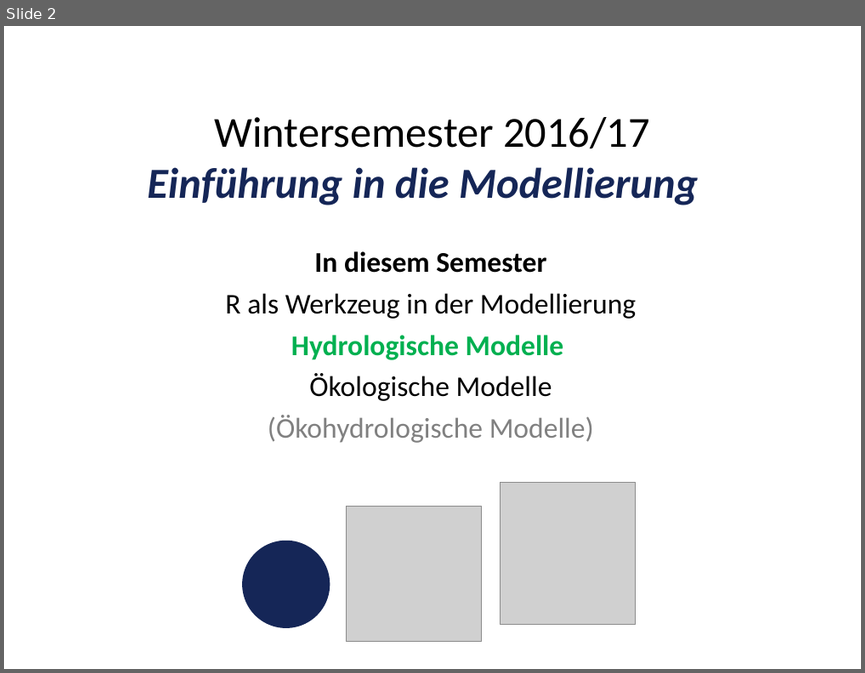
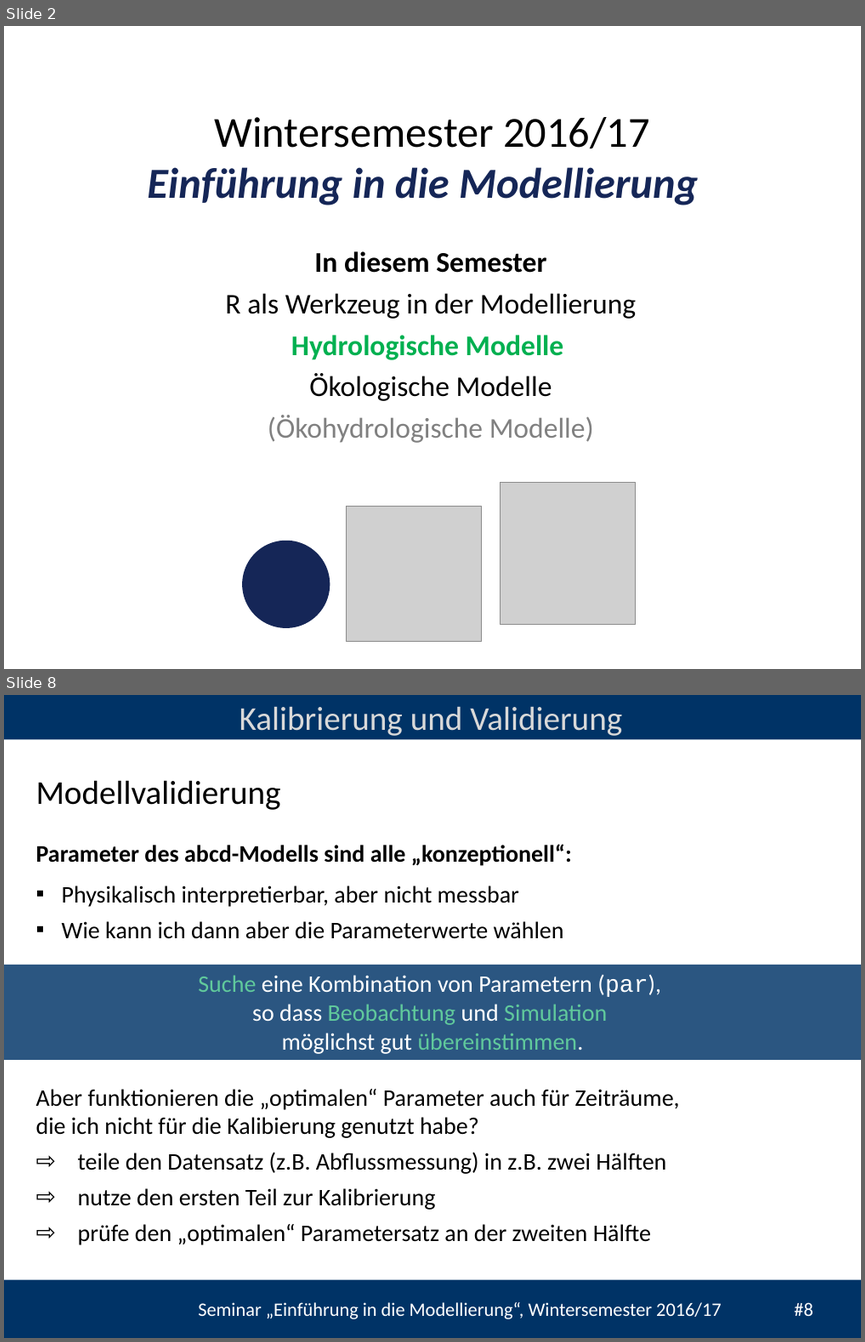
Before and after one commit to heistermann/Einf_Modellierung, a slide deck: Termin_4/folien/UebungModellierung#4.pptx. Shown one above the other, each under a label of ours: slide 2 before the commit, slides 2 and 8 after it; the slides between them are not shown. The pictures are 865x673 and 865x1342 pixels, drawn with LibreOffice and Linux fonts; fonts in the diff are those of the drawing; grey boxes stand for pictures; background and template pictures are left out. Boxes give left, top, right and bottom in pixels: in the first picture for what was removed or moved away, otherwise in the second. Text is boxed around its words. In the diff, an @@ line names an element or a change of style, - is before the commit and + after.

```diff
--- a/Termin_4/folien/UebungModellierung#4.pptx
+++ b/Termin_4/folien/UebungModellierung#4.pptx
@@ slide 8 added at [4,695,861,1338], background #FFFFFF @@
@@ rectangle added at [4,695,861,739], fill #003366 @@
@@ text added at [239,706,622,736], 28 pt, text #D9D9D9 @@
+Kalibrierung und Validierung
@@ text added at [36,780,281,810], 28 pt, text #000000 @@
+Modellvalidierung
@@ text added at [36,844,572,866], 20 pt, text #000000, bold @@
+Parameter des abcd-Modells sind alle „konzeptionell“:
@@ text added at [62,885,564,939], 20 pt, text #000000 @@
+▪ Physikalisch interpretierbar, aber nicht messbar
+▪ Wie kann ich dann aber die Parameterwerte wählen
@@ rectangle added at [4,964,861,1059], fill #2B5681, 20 pt, text #FFFFFF @@
+Suche eine Kombination von Parametern (par),
+so dass Beobachtung und Simulation
+möglichst gut übereinstimmen.
@@ text added at [36,1089,680,1245], 20 pt, text #000000 @@
+Aber funktionieren die „optimalen“ Parameter auch für Zeiträume,
+die ich nicht für die Kalibierung genutzt habe?
+⇨ teile den Datensatz (z.B. Abflussmessung) in z.B. zwei Hälften
+⇨ nutze den ersten Teil zur Kalibrierung
+⇨ prüfe den „optimalen“ Parametersatz an der zweiten Hälfte
@@ rectangle added at [4,1279,861,1338], fill #003366 @@
@@ text added at [198,1302,812,1319], 16 pt, text #FFFFFF @@
+Seminar „Einführung in die Modellierung“, Wintersemester 2016/17 #8
```
Also in this commit, not shown: 2 slides changed, 4 other slides added.
